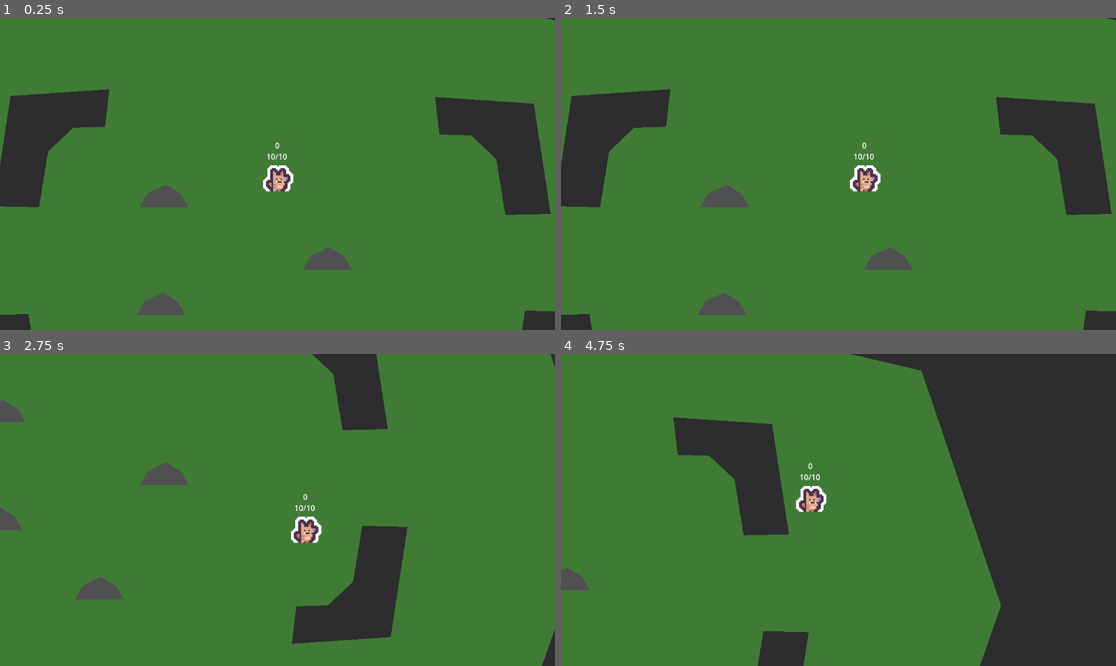
Above: before the commit, frames 1-4 (two rows, left to right).
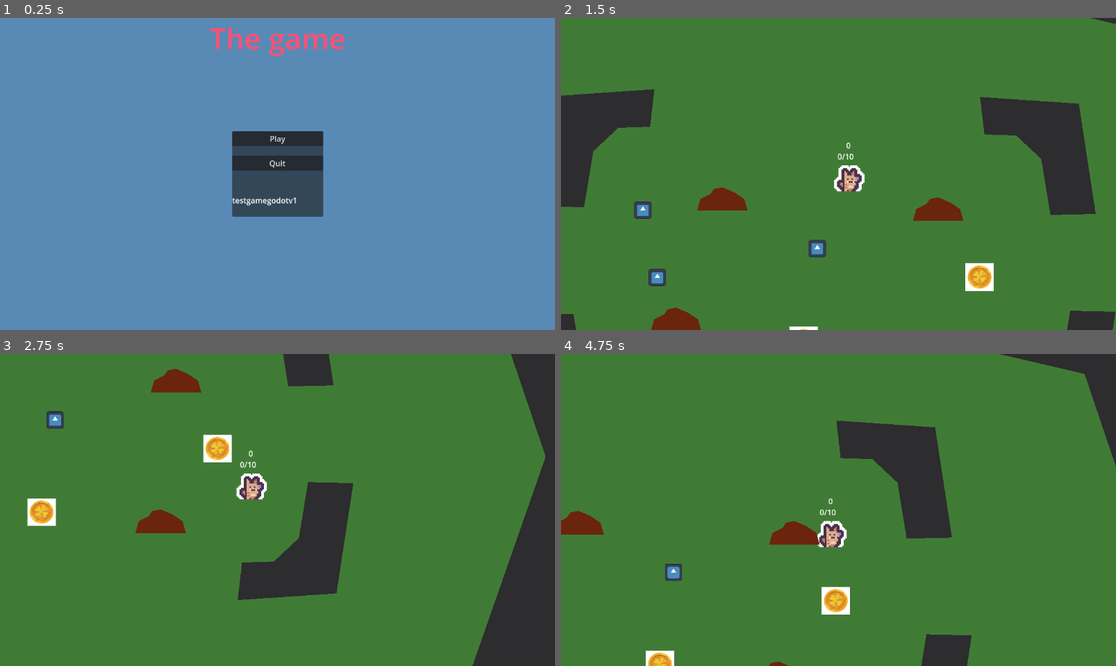
Above: after the commit, the same moments.

Repository: AlexisReyna777/VampiresSurvivorsClone
Game: Godot game, scene res://Scenes/Screens/ui.tscn
The game is run twice, just before and just after one commit, with the same random seed, the same clock (stepped at 60 frames per second) and the same inputs. Before the commit the project starts from res://Scenes/Screens/main.tscn. The engine's default icon, where the game draws it, is replaced by a stand-in: a white triangle on a blue panel in a dark square.
Inputs (mouse positions are in pixels of both pictures, inside the frame that each line leads up to):
- Up to frame 1 (0.25 s): no input
- Up to frame 2 (1.5 s): click (838, 139) at 0.5 s, where only the run after the commit has a clickable "Play"; tap Enter at 1.25 s; hold D (move_right) from 1.28 s (still down)
- Up to frame 3 (2.75 s): release D (move_right) at 2.03 s; hold S (move_down) from 2.03 s (still down)
- Up to frame 4 (4.75 s): release S (move_down) at 2.78 s; hold D (move_right) 2.78-3.53 s; hold W (move_up) 3.53-4.28 s; hold A (move_left) from 4.28 s (still down)

The runs differ from the first frame. In frame 1, 100% of the frame differs, in the area x 0-100%, y 0-100%; in frame 2, 8.0%; in frame 3, 22%; in frame 4, 39%.

Commit message:
add ui main scene

Diff:
--- a/Scenes/Parts/arena_block.tscn
+++ b/Scenes/Parts/arena_block.tscn
@@ -1,6 +1,23 @@
-[gd_scene format=3 uid="uid://tov5ihlkglhk"]
+[gd_scene load_steps=3 format=3 uid="uid://tov5ihlkglhk"]
+
+[sub_resource type="RectangleShape2D" id="RectangleShape2D_1wkah"]
+size = Vector2(212, 81)
+
+[sub_resource type="RectangleShape2D" id="RectangleShape2D_t6wb2"]
+size = Vector2(97, 178)
 
 [node name="Arena_Block" type="Polygon2D"]
 color = Color(0.1764706, 0.17254902, 0.18039216, 1)
 offset = Vector2(-961, -258)
 polygon = PackedVector2Array(1050, 153, 1085, 382, 991, 384, 972, 268, 920, 219, 854, 217, 845, 139)
+
+[node name="StaticBody2D" type="StaticBody2D" parent="."]
+
+[node name="CollisionShape2D" type="CollisionShape2D" parent="StaticBody2D"]
+position = Vector2(-8, -78.5)
+shape = SubResource("RectangleShape2D_1wkah")
+
+[node name="CollisionShape2D2" type="CollisionShape2D" parent="StaticBody2D"]
+position = Vector2(64, 41.999996)
+rotation = -0.18371287
+shape = SubResource("RectangleShape2D_t6wb2")
--- a/Scenes/Parts/boulder.tscn
+++ b/Scenes/Parts/boulder.tscn
@@ -1,6 +1,11 @@
 [gd_scene format=3 uid="uid://bo233jc4of80j"]
 
-[node name="Boulder" type="Polygon2D"]
-color = Color(0.3137255, 0.30980393, 0.31764707, 1)
-offset = Vector2(-605, -154)
-polygon = PackedVector2Array(570, 145, 609, 126, 640, 145, 656, 173, 555, 173)
+[node name="Node2D" type="Polygon2D"]
+scale = Vector2(3.5, 3.5)
+color = Color(0.41987455, 0.14153838, 0.057710454, 1)
+polygon = PackedVector2Array(0, -9, 7, -6, 13, -2, 15, 5, -15, 5, -13, -2, -7, -5, -5, -8)
+
+[node name="StaticBody2D" type="StaticBody2D" parent="."]
+
+[node name="CollisionPolygon2D" type="CollisionPolygon2D" parent="StaticBody2D"]
+polygon = PackedVector2Array(-5, -8, 0, -9, 13, -2, 15, 5, -15, 5, -13, -2, -7, -5)
--- /dev/null
+++ b/Scenes/Parts/collectible.tscn
@@ -0,0 +1,20 @@
+[gd_scene load_steps=3 format=3 uid="uid://bl0d04hbfwf0n"]
+
+[ext_resource type="Script" uid="uid://bjg57eedk6gdq" path="res://Scripts/collectible.gd" id="1_ml1rl"]
+
+[sub_resource type="CircleShape2D" id="CircleShape2D_ovoxs"]
+radius = 25.0
+
+[node name="Collectible" type="Node2D"]
+script = ExtResource("1_ml1rl")
+
+[node name="Sprite2D" type="Sprite2D" parent="."]
+
+[node name="Area2D" type="Area2D" parent="."]
+collision_layer = 0
+collision_mask = 2
+
+[node name="CollisionShape2D" type="CollisionShape2D" parent="Area2D"]
+shape = SubResource("CircleShape2D_ovoxs")
+
+[connection signal="body_entered" from="Area2D" to="." method="_on_area_2d_body_entered"]
--- /dev/null
+++ b/Scenes/Parts/gold.tscn
@@ -0,0 +1,12 @@
+[gd_scene load_steps=4 format=3 uid="uid://bwnao0ihfbc00"]
+
+[ext_resource type="PackedScene" uid="uid://bl0d04hbfwf0n" path="res://Scenes/Parts/collectible.tscn" id="1_y2221"]
+[ext_resource type="Script" uid="uid://ww30u6sdh4f4" path="res://Scripts/gold.gd" id="2_ea20f"]
+[ext_resource type="Texture2D" uid="uid://b3fjwblm1wvc6" path="res://Assets/Sprites/Collectible/JEMA GER 1640-11.jpg" id="3_u4sbx"]
+
+[node name="Gold" instance=ExtResource("1_y2221")]
+script = ExtResource("2_ea20f")
+
+[node name="Sprite2D" parent="." index="0"]
+scale = Vector2(0.0074165827, 0.0071657044)
+texture = ExtResource("3_u4sbx")
--- /dev/null
+++ b/Scenes/Parts/health_potion.tscn
@@ -0,0 +1,12 @@
+[gd_scene load_steps=4 format=3 uid="uid://bmj2s2me7bflx"]
+
+[ext_resource type="PackedScene" uid="uid://bl0d04hbfwf0n" path="res://Scenes/Parts/collectible.tscn" id="1_y2w7k"]
+[ext_resource type="Texture2D" uid="uid://dxopxq8b48dqb" path="res://icon.svg" id="2_16olh"]
+[ext_resource type="Script" uid="uid://c20b647mil4bg" path="res://Scripts/health_potion.gd" id="2_jub5k"]
+
+[node name="HealthPotion" instance=ExtResource("1_y2w7k")]
+script = ExtResource("2_jub5k")
+
+[node name="Sprite2D" parent="." index="0"]
+scale = Vector2(0.27734375, 0.27734375)
+texture = ExtResource("2_16olh")
--- a/Scenes/Parts/limits_arena.tscn
+++ b/Scenes/Parts/limits_arena.tscn
@@ -7,3 +7,5 @@
 invert_enabled = true
 invert_border = 1113.4
 polygon = PackedVector2Array(-298.61554, -151.99998, 542.6303, -344.99997, 1433, -142, 1601.8632, 345.99997, 1433, 818, 552.86444, 1032.9999, -305.77942, 814.99994, -496.1343, 334.99997)
+
+[node name="StaticBody2D" type="StaticBody2D" parent="."]
--- a/Scenes/Parts/player.tscn
+++ b/Scenes/Parts/player.tscn
@@ -1,10 +1,17 @@
-[gd_scene load_steps=3 format=3 uid="uid://4gafysqnjytj"]
+[gd_scene load_steps=5 format=3 uid="uid://4gafysqnjytj"]
 
 [ext_resource type="Script" uid="uid://ohlf3onv6xd2" path="res://Scripts/player.gd" id="1_cvnsp"]
-[ext_resource type="Texture2D" uid="uid://cmdmhamabr4s3" path="res://Assets/Player/tile_0000.png" id="2_6t5aa"]
+[ext_resource type="Texture2D" uid="uid://cmdmhamabr4s3" path="res://Assets/Sprites/Player/tile_0000.png" id="2_6t5aa"]
+[ext_resource type="Script" uid="uid://c8ar410dc41tl" path="res://Scripts/camera_position.gd" id="3_uufkm"]
+
+[sub_resource type="CapsuleShape2D" id="CapsuleShape2D_uufkm"]
+radius = 29.0
+height = 64.0
 
 [node name="Player" type="CharacterBody2D"]
+collision_layer = 3
 script = ExtResource("1_cvnsp")
+health = 0
 
 [node name="Sprite2D" type="Sprite2D" parent="."]
 scale = Vector2(3, 3)
@@ -26,7 +33,10 @@
 text = "0"
 metadata/_edit_use_anchors_ = true
 
-[node name="Camera2D" type="Camera2D" parent="."]
+[node name="CameraPosition" type="Node2D" parent="."]
+script = ExtResource("3_uufkm")
+
+[node name="Camera2D" type="Camera2D" parent="CameraPosition"]
 drag_horizontal_enabled = true
 drag_vertical_enabled = true
 drag_left_margin = 0.1
@@ -34,3 +44,7 @@
 drag_right_margin = 0.1
 drag_bottom_margin = 0.1
 editor_draw_drag_margin = true
+
+[node name="CollisionShape2D" type="CollisionShape2D" parent="."]
+position = Vector2(2, 9)
+shape = SubResource("CapsuleShape2D_uufkm")
--- a/Scenes/Screens/main.tscn
+++ b/Scenes/Screens/main.tscn
@@ -1,9 +1,11 @@
-[gd_scene load_steps=5 format=3 uid="uid://cyvjeu7j5wrkd"]
+[gd_scene load_steps=7 format=3 uid="uid://cyvjeu7j5wrkd"]
 
 [ext_resource type="PackedScene" uid="uid://4gafysqnjytj" path="res://Scenes/Parts/player.tscn" id="1_382gn"]
 [ext_resource type="PackedScene" uid="uid://bo233jc4of80j" path="res://Scenes/Parts/boulder.tscn" id="2_n8gl3"]
 [ext_resource type="PackedScene" uid="uid://k5swxbx67yd" path="res://Scenes/Parts/limits_arena.tscn" id="3_r04gs"]
 [ext_resource type="PackedScene" uid="uid://tov5ihlkglhk" path="res://Scenes/Parts/arena_block.tscn" id="4_2c4sm"]
+[ext_resource type="PackedScene" uid="uid://bmj2s2me7bflx" path="res://Scenes/Parts/health_potion.tscn" id="5_n8gl3"]
+[ext_resource type="PackedScene" uid="uid://bwnao0ihfbc00" path="res://Scenes/Parts/gold.tscn" id="6_r04gs"]
 
 [node name="Main" type="Node2D"]
 
@@ -12,18 +14,17 @@
 
 [node name="Miscellaneus" type="Node2D" parent="."]
 
-[node name="Boulder" parent="Miscellaneus" instance=ExtResource("2_n8gl3")]
-position = Vector2(1, 0)
-offset = Vector2(0, 343)
+[node name="Node2D" parent="Miscellaneus" instance=ExtResource("2_n8gl3")]
+position = Vector2(334, 388)
 
-[node name="Boulder2" parent="Miscellaneus" instance=ExtResource("2_n8gl3")]
-position = Vector2(402, 129)
+[node name="Node2D2" parent="Miscellaneus" instance=ExtResource("2_n8gl3")]
+position = Vector2(430, 138)
 
-[node name="Boulder3" parent="Miscellaneus" instance=ExtResource("2_n8gl3")]
-position = Vector2(396, 353)
+[node name="Node2D3" parent="Miscellaneus" instance=ExtResource("2_n8gl3")]
+position = Vector2(878, 159.00002)
 
-[node name="Boulder4" parent="Miscellaneus" instance=ExtResource("2_n8gl3")]
-position = Vector2(741, 259)
+[node name="Node2D4" parent="Miscellaneus" instance=ExtResource("2_n8gl3")]
+position = Vector2(846, 451)
 
 [node name="Limits_Arena" parent="Miscellaneus" instance=ExtResource("3_r04gs")]
 position = Vector2(610, 286)
@@ -43,3 +44,20 @@
 [node name="Arena_Block4" parent="Miscellaneus" instance=ExtResource("4_2c4sm")]
 position = Vector2(151, 496)
 rotation = 3.1415927
+
+[node name="Node2D" type="Node2D" parent="."]
+
+[node name="HealthPotion" parent="Node2D" instance=ExtResource("5_n8gl3")]
+position = Vector2(627, 234)
+
+[node name="Gold" parent="Node2D" instance=ExtResource("6_r04gs")]
+position = Vector2(964, 293)
+
+[node name="HealthPotion2" parent="Node2D" instance=ExtResource("5_n8gl3")]
+position = Vector2(265, 154)
+
+[node name="HealthPotion3" parent="Node2D" instance=ExtResource("5_n8gl3")]
+position = Vector2(295, 294)
+
+[node name="Gold2" parent="Node2D" instance=ExtResource("6_r04gs")]
+position = Vector2(599, 425)
--- /dev/null
+++ b/Scenes/Screens/ui.tscn
@@ -0,0 +1,85 @@
+[gd_scene load_steps=2 format=3 uid="uid://bkxkekwbnakhq"]
+
+[ext_resource type="Script" uid="uid://blu7lhll0e6mf" path="res://Scripts/menu.gd" id="1_5tjbo"]
+
+[node name="Menu" type="Control"]
+layout_mode = 3
+anchors_preset = 15
+anchor_right = 1.0
+anchor_bottom = 1.0
+grow_horizontal = 2
+grow_vertical = 2
+size_flags_horizontal = 4
+size_flags_vertical = 4
+script = ExtResource("1_5tjbo")
+
+[node name="ColorRect" type="ColorRect" parent="."]
+layout_mode = 1
+anchors_preset = 15
+anchor_right = 1.0
+anchor_bottom = 1.0
+grow_horizontal = 2
+grow_vertical = 2
+color = Color(0.34901962, 0.5411765, 0.7137255, 1)
+
+[node name="CenterContainer" type="CenterContainer" parent="."]
+layout_mode = 1
+anchors_preset = 5
+anchor_left = 0.5
+anchor_right = 0.5
+offset_left = -141.5
+offset_right = 141.5
+offset_bottom = 83.0
+grow_horizontal = 2
+
+[node name="MainUIContainer" type="VBoxContainer" parent="CenterContainer"]
+layout_mode = 2
+theme_override_constants/separation = 200
+
+[node name="TitleLabel" type="Label" parent="CenterContainer/MainUIContainer"]
+layout_mode = 2
+size_flags_horizontal = 4
+size_flags_vertical = 0
+theme_override_colors/font_color = Color(1, 0.3137255, 0.45882353, 1)
+theme_override_font_sizes/font_size = 60
+text = "The game"
+
+[node name="PanelContainer" type="PanelContainer" parent="."]
+layout_mode = 1
+anchors_preset = 8
+anchor_left = 0.5
+anchor_top = 0.5
+anchor_right = 0.5
+anchor_bottom = 0.5
+offset_left = -94.5
+offset_top = -89.0
+offset_right = 94.5
+offset_bottom = 89.0
+grow_horizontal = 2
+grow_vertical = 2
+
+[node name="MarginContainer" type="MarginContainer" parent="PanelContainer"]
+layout_mode = 2
+
+[node name="VBoxContainer" type="VBoxContainer" parent="PanelContainer/MarginContainer"]
+layout_mode = 2
+theme_override_constants/separation = 50
+
+[node name="VBoxContainer" type="VBoxContainer" parent="PanelContainer/MarginContainer/VBoxContainer"]
+layout_mode = 2
+theme_override_constants/separation = 20
+
+[node name="PlayButton" type="Button" parent="PanelContainer/MarginContainer/VBoxContainer/VBoxContainer"]
+layout_mode = 2
+text = "Play"
+
+[node name="ExitButton" type="Button" parent="PanelContainer/MarginContainer/VBoxContainer/VBoxContainer"]
+layout_mode = 2
+text = "Quit"
+
+[node name="CreditLabel" type="Label" parent="PanelContainer/MarginContainer/VBoxContainer"]
+layout_mode = 2
+text = "testgamegodotv1"
+
+[connection signal="pressed" from="PanelContainer/MarginContainer/VBoxContainer/VBoxContainer/PlayButton" to="." method="_on_play_button_pressed"]
+[connection signal="pressed" from="PanelContainer/MarginContainer/VBoxContainer/VBoxContainer/ExitButton" to="." method="_on_exit_button_pressed"]
--- /dev/null
+++ b/Scripts/camera_position.gd
@@ -0,0 +1,12 @@
+extends Node2D
+
+@export var camera_distance: float = 200
+@export var position_interpolated_speed: float = 1.0
+
+@onready var _player: CharacterBody2D = get_parent()
+
+func _process(delta):
+	var move_direction: Vector2 = _player.velocity.normalized()
+	var target_position: Vector2 = move_direction * camera_distance
+
+	position = position.lerp(target_position, position_interpolated_speed * delta)
--- /dev/null
+++ b/Scripts/collectible.gd
@@ -0,0 +1,6 @@
+extends Node2D
+class_name Collectible
+
+func _on_area_2d_body_entered(body: Node2D):
+	body.health += 5
+	queue_free()
--- /dev/null
+++ b/Scripts/gold.gd
@@ -0,0 +1,11 @@
+extends Collectible
+
+
+# Called when the node enters the scene tree for the first time.
+func _ready() -> void:
+	pass # Replace with function body.
+
+
+# Called every frame. 'delta' is the elapsed time since the previous frame.
+func _process(delta: float) -> void:
+	pass
--- /dev/null
+++ b/Scripts/health_potion.gd
@@ -0,0 +1,11 @@
+extends Collectible
+
+
+# Called when the node enters the scene tree for the first time.
+func _ready() -> void:
+	pass # Replace with function body.
+
+
+# Called every frame. 'delta' is the elapsed time since the previous frame.
+func _process(delta: float) -> void:
+	pass
--- /dev/null
+++ b/Scripts/menu.gd
@@ -0,0 +1,18 @@
+extends Control
+
+
+# Called when the node enters the scene tree for the first time.
+func _ready() -> void:
+	pass # Replace with function body.
+
+
+# Called every frame. 'delta' is the elapsed time since the previous frame.
+func _process(delta: float) -> void:
+	pass
+
+
+func _on_play_button_pressed():
+	get_tree().change_scene_to_file("res://Scenes/Screens/main.tscn")
+
+func _on_exit_button_pressed():
+	get_tree().quit()
--- a/project.godot
+++ b/project.godot
@@ -11,7 +11,7 @@
 [application]
 
 config/name="first-book1_project"
-run/main_scene="uid://cyvjeu7j5wrkd"
+run/main_scene="uid://bkxkekwbnakhq"
 config/features=PackedStringArray("4.5", "Forward Plus")
 config/icon="res://icon.svg"
 
@@ -38,6 +38,11 @@
 ]
 }
 
+[layer_names]
+
+2d_physics/layer_1="collision"
+2d_physics/layer_2="collectible"
+
 [rendering]
 
 textures/canvas_textures/default_texture_filter=0
Binary file added: Assets/Sprites/Collectible/JEMA GER 1640-11.jpg
Not shown, changed: Assets/Sprites/Collectible/JEMA GER 1640-11.jpg.import
Binary file added: Assets/Sprites/Collectible/potions.png
Not shown, changed: Assets/Sprites/Collectible/potions.png.import
Renamed: Assets/Player/tile_0000.png -> Assets/Sprites/Player/tile_0000.png
Not shown, changed: Assets/Sprites/Player/tile_0000.png.import
Renamed: Assets/Player/tile_0001.png -> Assets/Sprites/Player/tile_0001.png
Not shown, added: Assets/Sprites/Player/tile_0001.png.import
Renamed: Assets/Player/tile_0002.png -> Assets/Sprites/Player/tile_0002.png
Not shown, added: Assets/Sprites/Player/tile_0002.png.import
Renamed: Assets/Player/tile_0003.png -> Assets/Sprites/Player/tile_0003.png
Not shown, changed: Assets/Sprites/Player/tile_0003.png.import
(and 14 more such lines)
